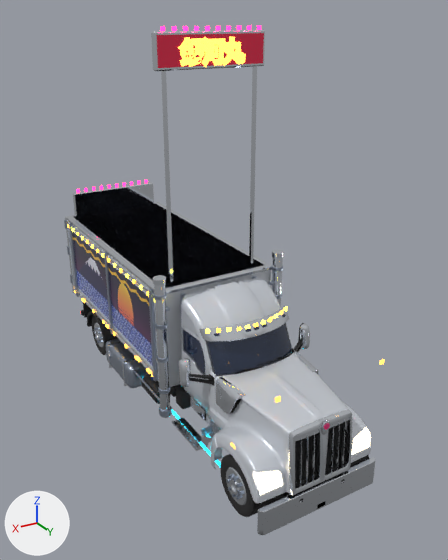
An edit to the glTF model game/assets/vehicles/dekotora/truck/dekotora_truck_leve_americana.glb, drawn before and after from the same camera.
Camera for both pictures: a 50 mm camera at (5.59, 14.89, 7.91) aimed at (-0.36, 4.98, 2.95). The axes (+X, +Y, +Z) are drawn at lower left. The lights are the same throughout. The first picture is the older version. Where no turn or scale is listed for an object, it has been applied to the vertices. Vertices at exactly the same position are counted once.

In view in the first picture: 'truck_andon_panel', 'truck_chrome', 'truck_glass_wind', 'truck_lamp_amber', 'truck_lamp_pink', 'truck_lamp_white', 'truck_mural', 'truck_paint_white_panel', 'truck_plastic_black', 'truck_steel', 'wheel_f_R' and 6 more.
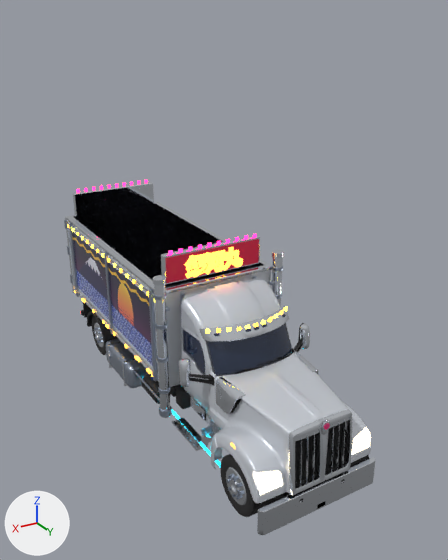
Pixel boxes (x1, y1, x2, y2) of what changed, in the pictures (448 x 560 px; the box of a moved part takes in the faces that stretch with it):
'truck_chrome', reshaped (30% shorter)
    before: (65, 30, 375, 535)
    after: (65, 182, 375, 535)
'truck_andon_panel', moved
    before: (157, 33, 264, 68)
    after: (166, 239, 259, 283)
'truck_lamp_amber', reshaped
    before: (67, 37, 384, 449)
    after: (67, 225, 284, 449)
'truck_lamp_pink', moved
    before: (76, 25, 261, 192)
    after: (76, 179, 257, 255)
part 1 of me_truck_chrome, moved or reshaped
    before: (151, 30, 265, 71)
    after: (161, 235, 260, 285)
part 2 of me_truck_chrome, deleted
    before: (161, 71, 173, 284)
part 3 of me_truck_chrome, deleted
    before: (249, 66, 257, 266)
part 4 of me_truck_lamp_amber, moved or reshaped
    before: (222, 37, 246, 66)
    after: (223, 247, 243, 271)
part 5 of me_truck_lamp_amber, moved or reshaped
    before: (202, 37, 225, 67)
    after: (204, 250, 225, 275)
part 6 of me_truck_lamp_amber, moved or reshaped
    before: (178, 37, 205, 67)
    after: (184, 253, 207, 279)

The change in detail:
me_truck_chrome is used by ob_truck_chrome; location (0.0, 0.0, 0.0).
me_truck_chrome had 4612 vertices, 7733 faces and spanned x -1.42..1.43, y -0.17..8.78, z 0.22..7.64.
me_truck_chrome now has 4596 vertices, 7709 faces and spans x -1.42..1.43, y -0.17..8.78, z 0.22..3.83.
me_truck_chrome part 1: the loose piece of 24 vertices spanning x -1.08..1.08, y 5.09..5.21, z 7.04..7.64 is moved by (0.0, 0.0, -3.81).
me_truck_chrome part 2: the loose piece of 8 vertices spanning x 0.87..0.93, y 5.12..5.18, z 3.2..7.09 is deleted.
me_truck_chrome part 3: the loose piece of 8 vertices spanning x -0.93..-0.87, y 5.12..5.18, z 3.2..7.09 is deleted.
me_truck_lamp_amber is used by ob_truck_lamp_amber; location (0.0, 0.0, 0.0).
me_truck_lamp_amber had 4512 vertices, 10048 faces and spanned x -1.3..1.3, y -0.12..8.81, z 1.0..7.55.
me_truck_lamp_amber now has 4496 vertices, 10024 faces and spans x -1.3..1.3, y -0.12..8.59, z 1.0..3.74.
me_truck_lamp_amber part 4: the loose piece of 398 vertices spanning x -0.64..-0.13, y 5.23..5.24, z 7.08..7.54 is moved by (0.0, 0.0, -3.81).
me_truck_lamp_amber part 5: the loose piece of 348 vertices spanning x -0.23..0.26, y 5.23..5.24, z 7.07..7.55 is moved by (0.0, 0.0, -3.81).
me_truck_lamp_amber part 6: the loose piece of 720 vertices spanning x 0.16..0.67, y 5.23..5.24, z 7.09..7.54 is moved by (0.0, 0.0, -3.81).
Other edits to the shape of me_truck_lamp_amber do not show in these pictures.
Object 'truck_andon_panel' (ob_truck_andon_panel) moves from (0.0, 5.22, 7.34) to (0.0, 5.22, 3.53).
Object 'truck_lamp_pink' (ob_truck_lamp_pink) moves from (-0.93, 5.22, 7.68) to (-0.93, 5.22, 3.87).
